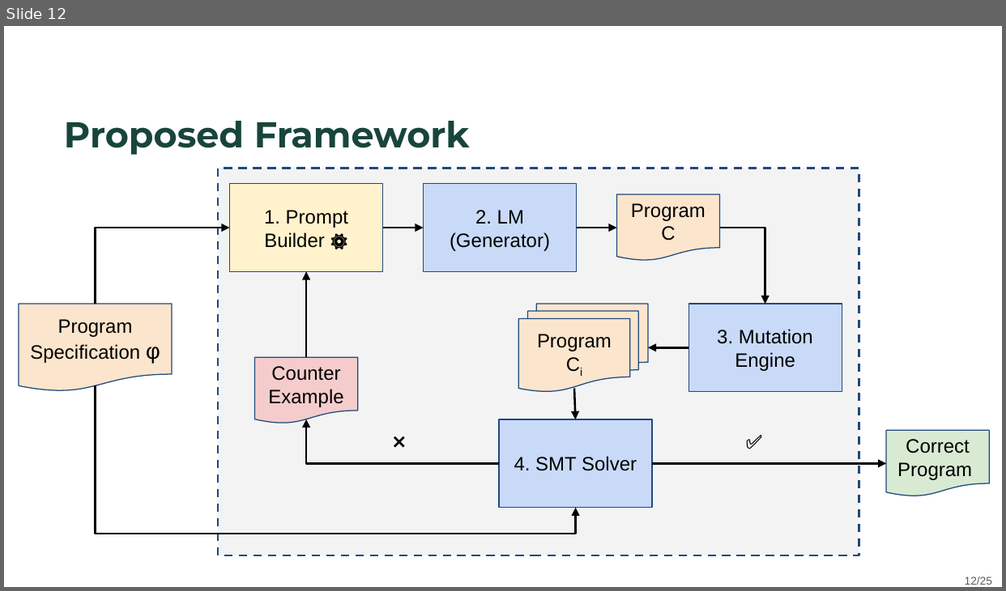
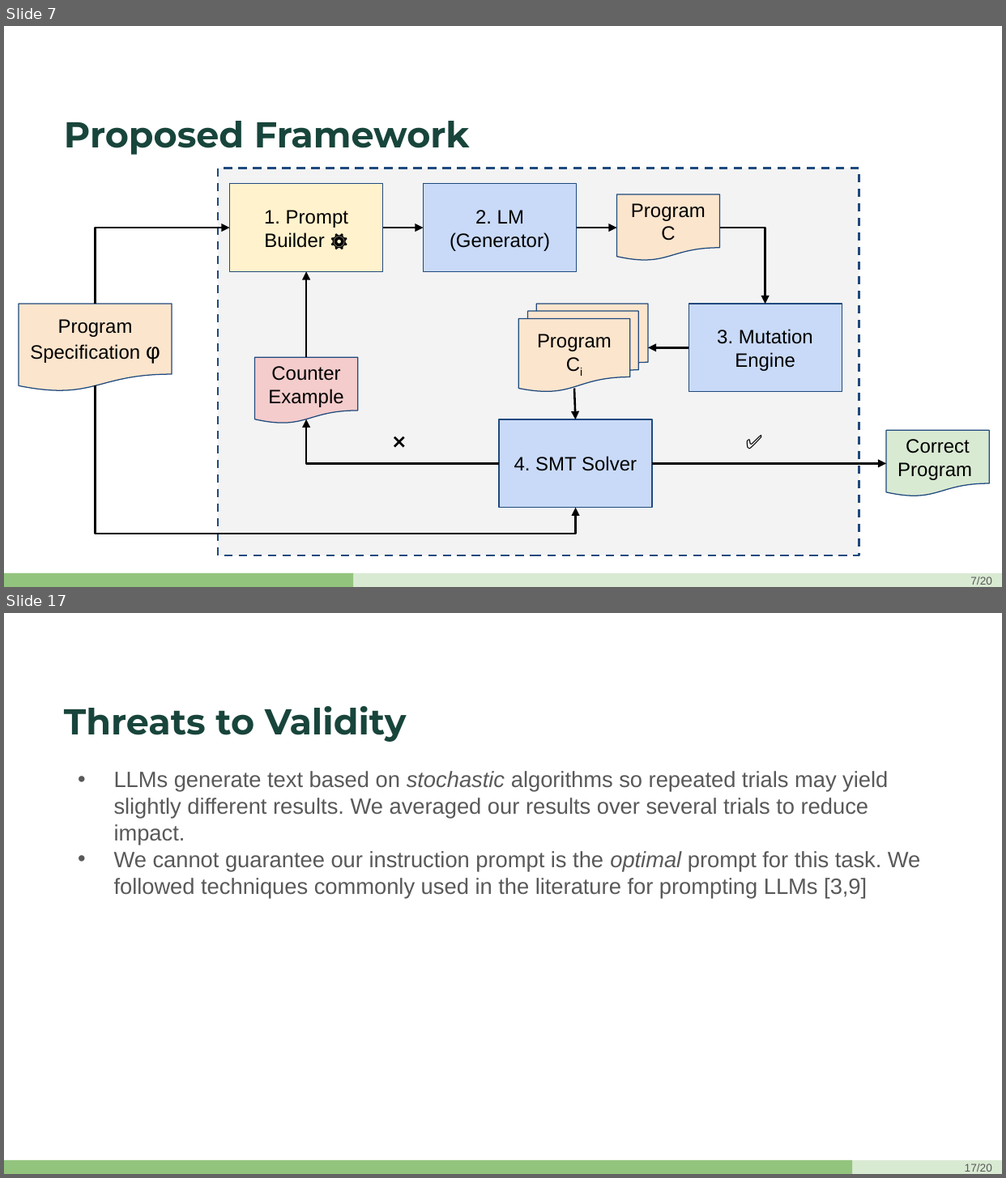
Before and after one commit to ayaanmayooq/LLM-verification-CEGIS, a slide deck: presentation.pptx. Shown one above the other, each under a label of ours: slide 12 before the commit, slides 7 and 17 after it; the slides between them are not shown. The pictures are 1006x591 and 1006x1178 pixels, drawn with LibreOffice and Linux fonts; fonts in the diff are those of the drawing; background and template pictures are left out. Boxes give left, top, right and bottom in pixels: in the first picture for what was removed or moved away, otherwise in the second. Text is boxed around its words. In the diff, an @@ line names an element or a change of style, - is before the commit and + after.

```diff
--- a/presentation.pptx
+++ b/presentation.pptx
@@ slide 17 added at [4, 613, 1002, 1174], background #FFFFFF @@
@@ title added at [64, 706, 407, 742], 26 pt, text #18453B, bold @@
+Threats to Validity
@@ text added at [114, 771, 920, 898], 16 pt, text #595959 @@
+• LLMs generate text based on stochastic algorithms so repeated trials may yield slightly different results. We averaged our results over several trials to reduce impact.
+• We cannot guarantee our instruction prompt is the optimal prompt for this task. We followed techniques commonly used in the literature for prompting LLMs [3,9]
@@ rectangle added at [4, 1161, 1002, 1174], fill #D9EAD3 @@
@@ rectangle added at [4, 1161, 852, 1174], fill #93C47D @@
@@ page number added at [965, 1164, 992, 1172], 8 pt, text #595959 @@
+17/20
@@ what was slide 12 is now slide 7 @@
@@ slide 7 changed as well @@
@@ rectangle added at [4, 574, 1002, 587], fill #D9EAD3 @@
@@ rectangle added at [4, 574, 353, 587], fill #93C47D @@
@@ page number at [970, 577, 992, 585]: text changed @@
-12/25
+7/20
```
Also in this commit, not shown: 23 other slides changed, 14 other slides added, 4 slides removed.
